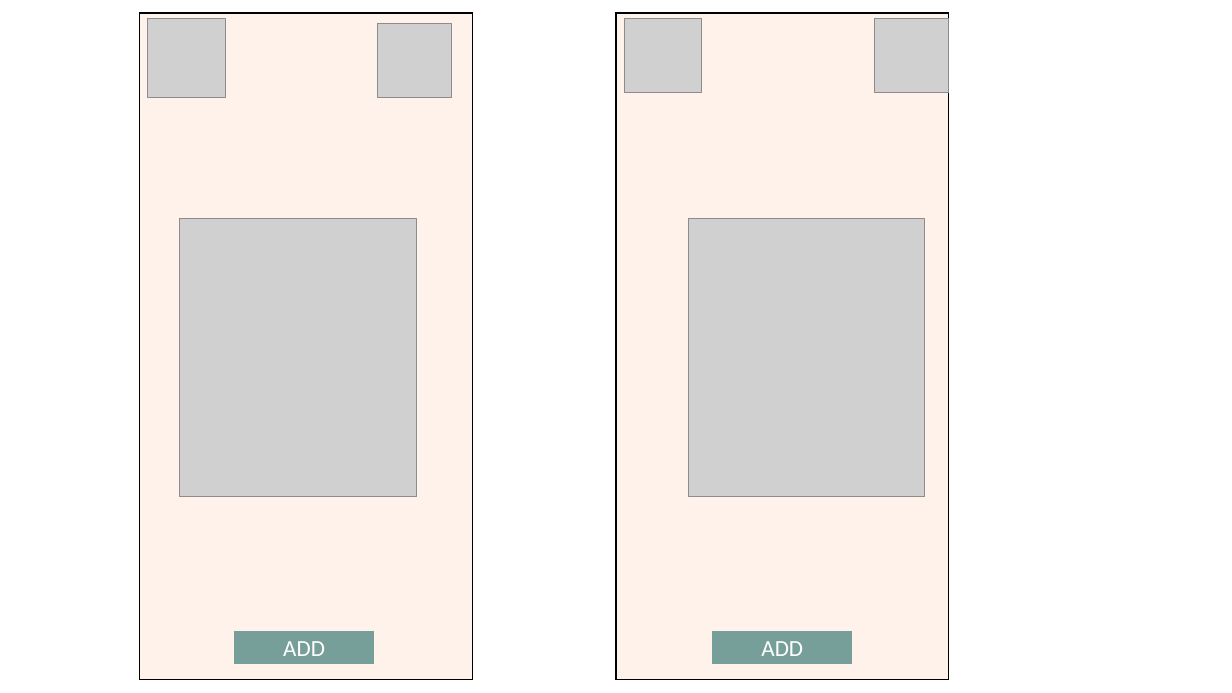
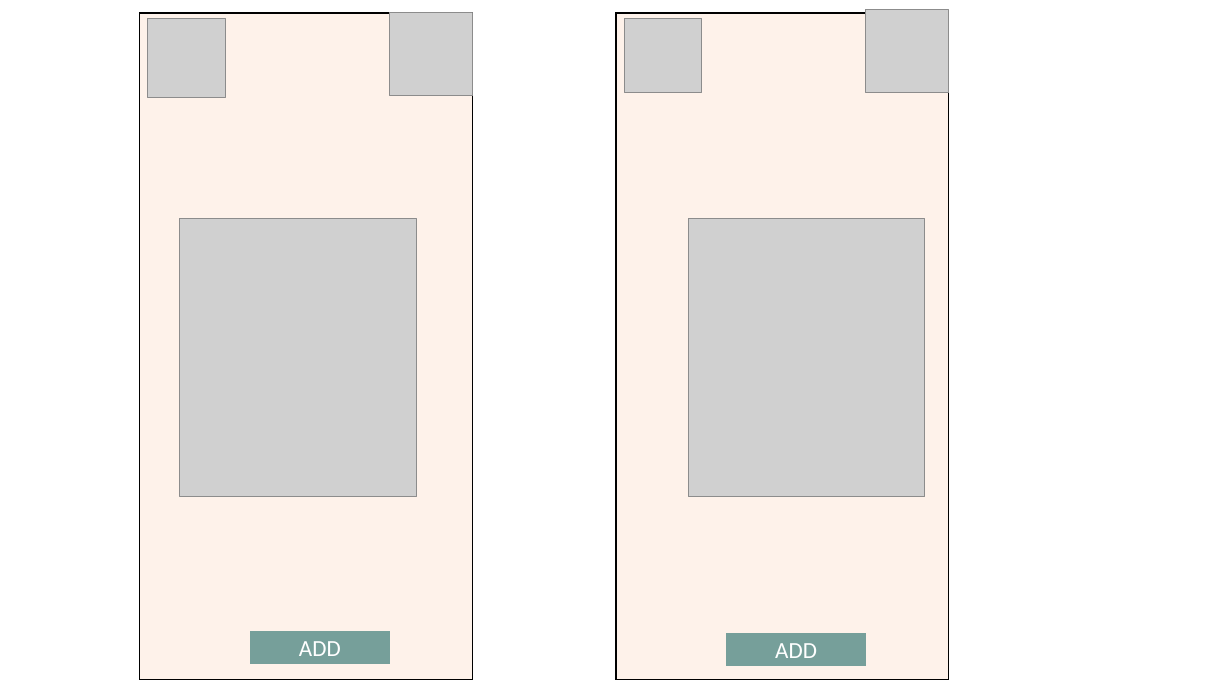
Before and after one commit to bontsdivina/CC107_Sat7301230Group1, a slide deck: slide 5 of Group1_PROJECT/DOCUMENTATION/DESIGN.pptx. Drawn at 1232x693 pixels with LibreOffice and Linux fonts; fonts in the diff are those of the drawing; grey boxes stand for pictures. Boxes give left, top, right and bottom in pixels: in the first picture for what was removed or moved away, otherwise in the second. Text is boxed around its words. In the diff, an @@ line names an element or a change of style, - is before the commit and + after.

```diff
--- a/Group1_PROJECT/DOCUMENTATION/DESIGN.pptx
+++ b/Group1_PROJECT/DOCUMENTATION/DESIGN.pptx
@@ picture: place and size @@
-picture at box(378, 24, 452, 98)
+picture at box(389, 13, 472, 96)
@@ picture: place and size @@
-picture at box(875, 18, 949, 92)
+picture at box(866, 9, 949, 92)
@@ rectangle "ADD": place and size @@
-rectangle "ADD" at box(235, 631, 373, 664)
+rectangle "ADD" at box(250, 631, 389, 664)
@@ rectangle "ADD": place and size @@
-rectangle "ADD" at box(713, 631, 851, 664)
+rectangle "ADD" at box(726, 633, 865, 665)
```
Also in this commit, not shown: 1 other slide changed.
